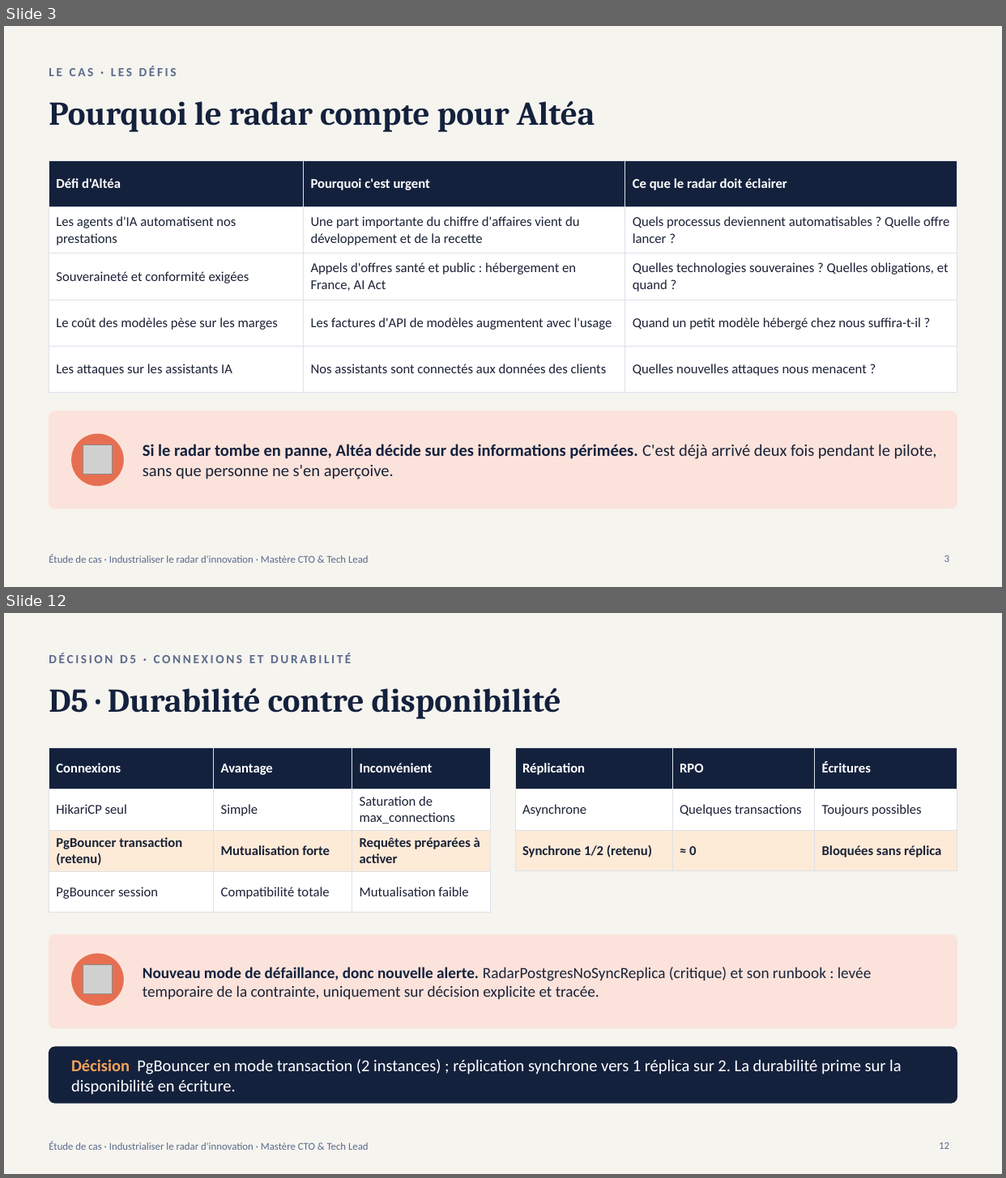
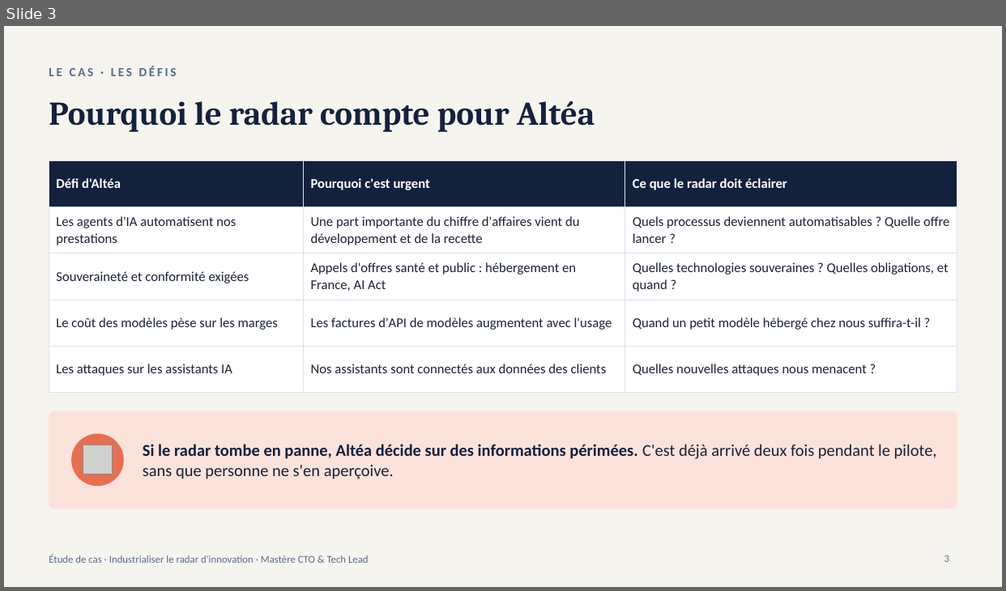
Before and after one commit to nderhore/radar-veille-ia-kubernetes, a slide deck: 03_slides-etude-de-cas.pptx. Shown one above the other, each under a label of ours: slides 3 and 12 before the commit, slide 3 after it; the slides between them are not shown. The pictures are 1006x1178 and 1006x591 pixels, drawn with LibreOffice and Linux fonts; fonts in the diff are those of the drawing; grey boxes stand for pictures. Boxes give left, top, right and bottom in pixels: in the first picture for what was removed or moved away, otherwise in the second. Text is boxed around its words. In the diff, an @@ line names an element or a change of style, - is before the commit and + after.

Commit message:
docs: adapte l'étude de cas, les diapositives et les runbooks à docker compose

```diff
--- a/03_slides-etude-de-cas.pptx
+++ b/03_slides-etude-de-cas.pptx
@@ slide 12 removed at (x1=4, y1=613, x2=1002, y2=1174), background #F6F4EF; not listed: 1 template element that a slide beside it also shows @@
@@ text removed at (x1=49, y1=653, x2=351, y2=663) @@
-DÉCISION D5 · CONNEXIONS ET DURABILITÉ
@@ title removed at (x1=49, y1=688, x2=561, y2=719) @@
-D5 · Durabilité contre disponibilité
@@ table removed at (x1=49, y1=747, x2=491, y2=902), 4 rows, 3 columns @@
-Connexions | Avantage | Inconvénient
-HikariCP seul | Simple | Saturation de max_connections
-PgBouncer transaction (retenu) | Mutualisation forte | Requêtes préparées à activer
-PgBouncer session | Compatibilité totale | Mutualisation faible
@@ table removed at (x1=515, y1=747, x2=957, y2=861), 3 rows, 3 columns @@
-Réplication | RPO | Écritures
-Asynchrone | Quelques transactions | Toujours possibles
-Synchrone 1/2 (retenu) | ≈ 0 | Bloquées sans réplica
@@ rounded rectangle removed at (x1=49, y1=935, x2=957, y2=1029) @@
@@ ellipse removed at (x1=71, y1=954, x2=124, y2=1006) @@
@@ picture removed at (x1=83, y1=965, x2=112, y2=994) @@
@@ text removed at (x1=143, y1=967, x2=872, y2=999) @@
-Nouveau mode de défaillance, donc nouvelle alerte. RadarPostgresNoSyncReplica (critique) et son runbook : levée temporaire de la contrainte, uniquement sur décision explicite et tracée.
@@ rounded rectangle removed at (x1=49, y1=1047, x2=957, y2=1103) @@
@@ text removed at (x1=71, y1=1059, x2=901, y2=1095) @@
-Décision PgBouncer en mode transaction (2 instances) ; réplication synchrone vers 1 réplica sur 2. La durabilité prime sur la disponibilité en écriture.
@@ page number removed at (x1=939, y1=1142, x2=949, y2=1149) @@
-12
```
Also in this commit, not shown: 14 slides changed, 7 slides added, 7 other slides removed, 5 other files.
